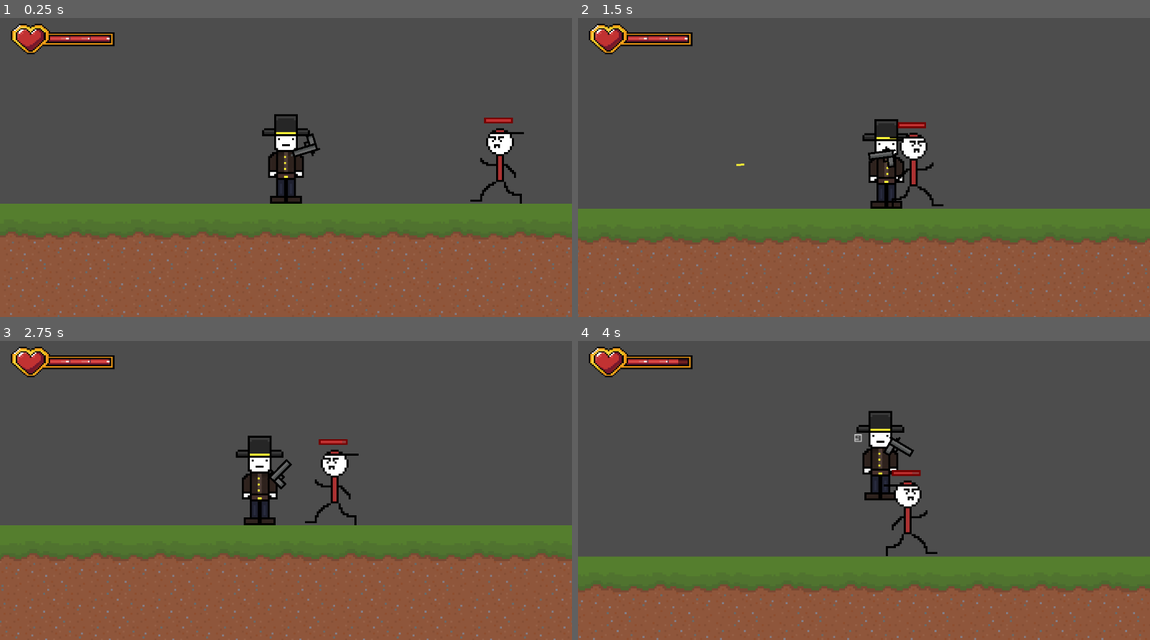
Above: before the commit, frames 1-4 (two rows, left to right).
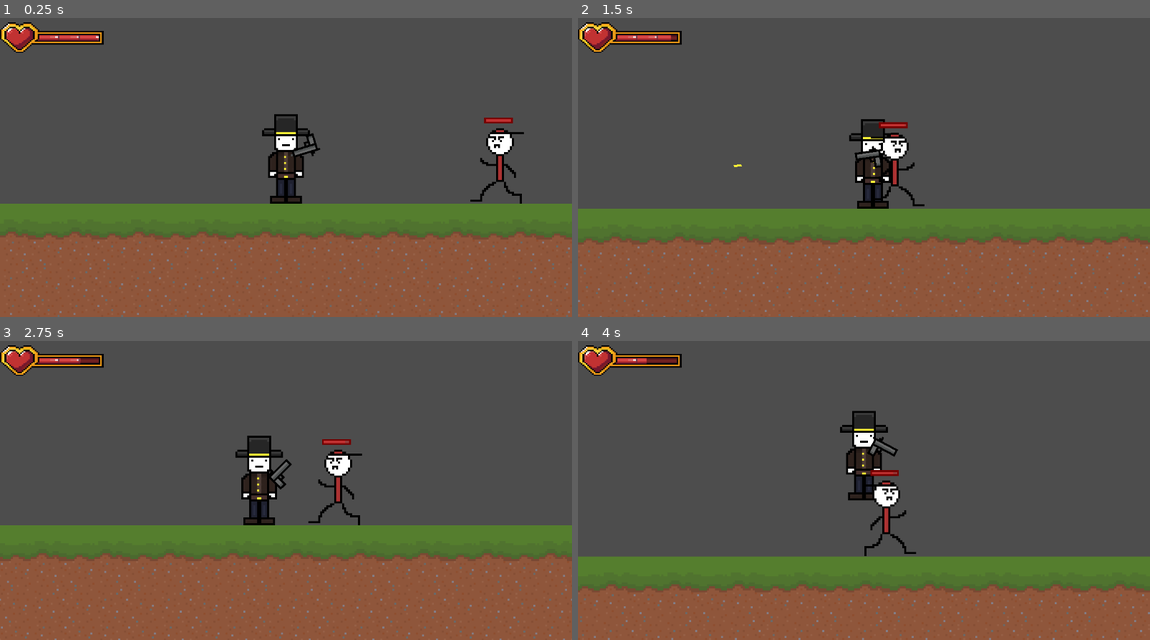
Above: after the commit, the same moments.

Repository: ForwardMeansGo/Shoot-To-Kill
Game: Godot game, scene res://Scenes/level_01.tscn
The game is run twice, just before and just after one commit, with the same random seed, the same clock (stepped at 60 frames per second) and the same inputs. Sound files missing from this copy of the repository are replaced by a short silence.
Inputs (mouse positions are in pixels of both pictures, inside the frame that each line leads up to):
- Up to frame 1 (0.25 s): no input
- Up to frame 2 (1.5 s): move the mouse to (989, 140) at 0.52 s; hold D (move_right) from 0.53 s (still down); click (989, 140) at 0.6 s; tap Space (jump) at 0.77 s; move the mouse to (749, 173) at 1.27 s; click (749, 173) at 1.35 s
- Up to frame 3 (2.75 s): tap Space (jump) at 1.52 s; move the mouse to (343, 406) at 2.02 s; release D (move_right) at 2.03 s; hold A (move_left) from 2.03 s (still down); click (343, 406) at 2.1 s
- Up to frame 4 (4 s): move the mouse to (835, 544) at 2.77 s; release A (move_left) at 2.78 s; hold D (move_right) from 2.78 s (still down); click (835, 544) at 2.85 s; tap Space (jump) at 3.02, 3.77 s; move the mouse to (1035, 526) at 3.52 s; click (1035, 526) at 3.6 s

The runs differ from the first frame. In frame 1, 1.2% of the frame differs, in the area x 0-21%, y 1-13%; in frame 2, 5.6%; in frame 3, 4.1%; in frame 4, 6.0%, in the area x 0-100%, y 1-100%.

Commit message:
Hit Affects

Diff:
--- /dev/null
+++ b/game/Scenes/Effects/EnemyDissolve.gdshader
@@ -0,0 +1,14 @@
+shader_type canvas_item;
+
+void vertex() {
+	// Called for every vertex the material is visible on.
+}
+
+void fragment() {
+	// Called for every pixel the material is visible on.
+}
+
+//void light() {
+//	// Called for every pixel for every light affecting the CanvasItem.
+//	// Uncomment to replace the default light processing function with this one.
+//}
--- /dev/null
+++ b/game/Scenes/Effects/enemy_blood.tscn
@@ -0,0 +1,26 @@
+[gd_scene load_steps=3 format=3 uid="uid://bo18had2tdftq"]
+
+[ext_resource type="Script" uid="uid://bunolowfmjrp0" path="res://Scripts/enemy_blood.gd" id="1_o72fr"]
+[ext_resource type="Texture2D" uid="uid://bqnib83agld2i" path="res://Assets/Sprites/Effects/Blood.png" id="2_7x00e"]
+
+[node name="Enemy_Blood" type="Node2D"]
+scale = Vector2(1.1138614, 0.93886465)
+script = ExtResource("1_o72fr")
+
+[node name="BloodParticles" type="CPUParticles2D" parent="."]
+emitting = false
+amount = 20
+texture = ExtResource("2_7x00e")
+lifetime = 0.5
+one_shot = true
+explosiveness = 1.0
+randomness = 0.15
+lifetime_randomness = 0.5
+gravity = Vector2(0, 500)
+initial_velocity_min = 10.0
+initial_velocity_max = 30.0
+
+[node name="AutoFreeTimer" type="Timer" parent="."]
+one_shot = true
+
+[connection signal="timeout" from="AutoFreeTimer" to="." method="_on_auto_free_timer_timeout"]
--- /dev/null
+++ b/game/Scenes/Effects/hit_impact.tscn
@@ -0,0 +1,52 @@
+[gd_scene load_steps=8 format=3 uid="uid://dle24dw5j5tde"]
+
+[ext_resource type="Script" uid="uid://dvb8uqas48367" path="res://Scripts/hit_impact.gd" id="1_7c6gf"]
+[ext_resource type="Texture2D" uid="uid://ft5hxqqm7bob" path="res://Assets/Sprites/Effects/Hit affect 1 - Sheet.png" id="1_aye8r"]
+
+[sub_resource type="AtlasTexture" id="AtlasTexture_7c6gf"]
+atlas = ExtResource("1_aye8r")
+region = Rect2(0, 0, 128, 128)
+
+[sub_resource type="AtlasTexture" id="AtlasTexture_l1fyt"]
+atlas = ExtResource("1_aye8r")
+region = Rect2(128, 0, 128, 128)
+
+[sub_resource type="AtlasTexture" id="AtlasTexture_nfbx3"]
+atlas = ExtResource("1_aye8r")
+region = Rect2(256, 0, 128, 128)
+
+[sub_resource type="AtlasTexture" id="AtlasTexture_gxyel"]
+atlas = ExtResource("1_aye8r")
+region = Rect2(384, 0, 128, 128)
+
+[sub_resource type="SpriteFrames" id="SpriteFrames_gcf4d"]
+animations = [{
+"frames": [{
+"duration": 1.0,
+"texture": SubResource("AtlasTexture_7c6gf")
+}, {
+"duration": 1.0,
+"texture": SubResource("AtlasTexture_l1fyt")
+}, {
+"duration": 1.0,
+"texture": SubResource("AtlasTexture_nfbx3")
+}, {
+"duration": 1.0,
+"texture": SubResource("AtlasTexture_gxyel")
+}],
+"loop": false,
+"name": &"impact",
+"speed": 15.0
+}]
+
+[node name="Hit_Impact" type="Node2D"]
+scale = Vector2(0.24970627, 0.24970627)
+script = ExtResource("1_7c6gf")
+
+[node name="AnimatedSprite2D" type="AnimatedSprite2D" parent="."]
+sprite_frames = SubResource("SpriteFrames_gcf4d")
+animation = &"impact"
+autoplay = "impact"
+frame_progress = 0.24817061
+
+[connection signal="animation_finished" from="AnimatedSprite2D" to="." method="_on_animated_sprite_2d_animation_finished"]
--- a/game/Scenes/EnemyBasic.tscn
+++ b/game/Scenes/EnemyBasic.tscn
@@ -1,24 +1,31 @@
-[gd_scene load_steps=8 format=3 uid="uid://b24ka108g6bnw"]
+[gd_scene load_steps=11 format=3 uid="uid://b24ka108g6bnw"]
 
 [ext_resource type="Script" uid="uid://duycd31rxckwt" path="res://Scripts/enemies/enemy.gd" id="1_hghv2"]
 [ext_resource type="Texture2D" uid="uid://d3sxprflqadv8" path="res://Assets/Sprites/Enemy/Demo Enemy.png" id="2_1f0kj"]
 [ext_resource type="PackedScene" uid="uid://deefc1di02kvu" path="res://Scenes/damage_number.tscn" id="2_0830c"]
 [ext_resource type="Texture2D" uid="uid://dsfvqaytjsgf5" path="res://Assets/Sprites/Enemy/EnemyHealthbar1Background.png" id="3_287tu"]
 [ext_resource type="Texture2D" uid="uid://ballj2pmtnuag" path="res://Assets/Sprites/Enemy/Healthbar1Progress.png" id="3_afpow"]
+[ext_resource type="PackedScene" uid="uid://bo18had2tdftq" path="res://Scenes/Effects/enemy_blood.tscn" id="3_pa2dr"]
+[ext_resource type="Shader" uid="uid://0k543axioa4g" path="res://Scenes/Effects/EnemyDissolve.gdshader" id="4_042s1"]
+
+[sub_resource type="ShaderMaterial" id="ShaderMaterial_5f7wg"]
+shader = ExtResource("4_042s1")
 
 [sub_resource type="RectangleShape2D" id="RectangleShape2D_1f0kj"]
-size = Vector2(16, 39)
+size = Vector2(12, 39)
 
 [sub_resource type="RectangleShape2D" id="RectangleShape2D_rfug7"]
-size = Vector2(23, 39)
+size = Vector2(24, 39)
 
 [node name="Enemy" type="CharacterBody2D" groups=["enemies"]]
 collision_layer = 4
 collision_mask = 11
 script = ExtResource("1_hghv2")
 damage_number_scene = ExtResource("2_0830c")
+blood_effect_scene = ExtResource("3_pa2dr")
 
 [node name="Sprite2D" type="Sprite2D" parent="."]
+material = SubResource("ShaderMaterial_5f7wg")
 position = Vector2(19, 18)
 texture = ExtResource("2_1f0kj")
 
@@ -42,5 +49,6 @@
 collision_mask = 2
 
 [node name="CollisionShape2D" type="CollisionShape2D" parent="DamageArea"]
-position = Vector2(18.5, 20.5)
+position = Vector2(19, 20.5)
+scale = Vector2(1.3993989, 0.9594026)
 shape = SubResource("RectangleShape2D_rfug7")
--- a/game/Scenes/HUD.tscn
+++ b/game/Scenes/HUD.tscn
@@ -9,11 +9,11 @@
 
 [node name="PlayerHealthBar" type="TextureProgressBar" parent="."]
 z_index = 10
-offset_right = 200.0
+offset_right = 195.93741
 offset_bottom = 64.0
 scale = Vector2(3.1591723, 2.7712262)
 size_flags_vertical = 4
-step = 10.0
 value = 100.0
 texture_under = ExtResource("1_fccik")
 texture_progress = ExtResource("2_bjfho")
+texture_progress_offset = Vector2(24.04, 29.06)
--- a/game/Scenes/bullet.tscn
+++ b/game/Scenes/bullet.tscn
@@ -1,7 +1,8 @@
-[gd_scene load_steps=4 format=3 uid="uid://cey40jml127eo"]
+[gd_scene load_steps=5 format=3 uid="uid://cey40jml127eo"]
 
 [ext_resource type="Script" uid="uid://ymxae6g5qy" path="res://Scripts/weapons/bullet.gd" id="1_xjght"]
 [ext_resource type="Texture2D" uid="uid://dm4l07y4i7mox" path="res://Assets/Sprites/Guns/Demo Bullet2.png" id="2_oduel"]
+[ext_resource type="PackedScene" uid="uid://dle24dw5j5tde" path="res://Scenes/Effects/hit_impact.tscn" id="2_ycag2"]
 
 [sub_resource type="RectangleShape2D" id="RectangleShape2D_4mw4s"]
 size = Vector2(4, 1)
@@ -10,6 +11,7 @@
 collision_layer = 8
 collision_mask = 5
 script = ExtResource("1_xjght")
+hit_effect_scene = ExtResource("2_ycag2")
 
 [node name="CollisionShape2D" type="CollisionShape2D" parent="."]
 position = Vector2(0, 0.5)
--- a/game/Scenes/player.tscn
+++ b/game/Scenes/player.tscn
@@ -10,7 +10,6 @@
 
 [node name="Player" type="CharacterBody2D" groups=["player"]]
 collision_layer = 2
-collision_mask = 5
 script = ExtResource("1_cvnsp")
 
 [node name="Sprite2D" type="Sprite2D" parent="."]
--- a/game/Scripts/bullet.gd
+++ /dev/null
@@ -1,18 +0,0 @@
-extends Area2D
-
-@export var speed: float = 500.0
-@export var direction: Vector2 = Vector2.ZERO
-@export var lifetime: float = 1.5
-
-func _physics_process(delta: float) -> void:
-	if direction != Vector2.ZERO:
-		rotation = direction.angle()
-
-	position += direction * speed * delta
-
-	lifetime -= delta
-	if lifetime <= 0.0:
-		queue_free()
-
-func _on_body_entered(_body: Node) -> void:
-	queue_free()
--- a/game/Scripts/enemies/enemy.gd
+++ b/game/Scripts/enemies/enemy.gd
@@ -5,8 +5,16 @@
 @export var max_health: int = 100
 @export var player: CharacterBody2D
 @export var damage_number_scene: PackedScene
+@export var blood_effect_scene: PackedScene
 @export var contact_damage: int = 10
 @export var contact_cooldown: float = 0.5
+
+enum State {
+	CHASE,
+	ATTACK,
+}
+
+var state: State = State.CHASE
 
 @onready var sprite: Sprite2D = $Sprite2D
 @onready var health_bar: TextureProgressBar = $HealthBar
@@ -19,19 +27,26 @@
 	add_to_group("enemy") # so bullets can recognise this as an enemy
 	_update_health_bar()
 
+	state = State.CHASE
+
 	# Connect DamageArea safely
 	if has_node("DamageArea"):
 		var da: Area2D = $DamageArea
 		if not da.body_entered.is_connected(_on_damage_area_body_entered):
 			da.body_entered.connect(_on_damage_area_body_entered)
 			print("DamageArea connected for ", name)
+		if not da.body_exited.is_connected(_on_damage_area_body_exited):
+			da.body_exited.connect(_on_damage_area_body_exited)
 
 func _physics_process(delta: float) -> void:
 	# Update contact timer
-	if contact_timer > 0.0:
-		contact_timer -= delta
-		if contact_timer < 0.0:
-			contact_timer = 0.0
+	contact_timer = max(contact_timer - delta, 0.0)
+
+	# Handle repeated contact damage while in ATTACK state
+	if state == State.ATTACK and contact_timer <= 0.0 and player != null:
+		if player.is_in_group("player") and player.has_method("take_damage"):
+			player.take_damage(contact_damage)
+			contact_timer = contact_cooldown
 
 	# Gravity
 	if not is_on_floor():
@@ -45,9 +60,14 @@
 	if player != null:
 		dir_x = sign(player.global_position.x - global_position.x)
 
-	velocity.x = dir_x * move_speed
+	match state:
+		State.CHASE:
+			velocity.x = dir_x * move_speed
+		State.ATTACK:
+			# While attacking / in contact range, don't try to push through the player
+			velocity.x = 0.0
 
-	# Flip sprite based on movement direction
+	# Flip sprite based on intended direction of movement (still want to face the player)
 	if dir_x != 0.0:
 		sprite.flip_h = dir_x < 0.0
 
@@ -85,9 +105,6 @@
 func _on_damage_area_body_entered(body: Node) -> void:
 	print("DamageArea entered by: ", body, " name=", body.name, " groups=", body.get_groups())
 
-	if contact_timer > 0.0:
-		return
-
 	var target := body
 
 	# if the collider isn't in the player group but their parent is, use parent
@@ -95,10 +112,25 @@
 		target = target.get_parent()
 
 	if target.is_in_group("player") and target.has_method("take_damage"):
-		print("Dealing contact damage to: ", target.name)
-		target.take_damage(contact_damage)
-		contact_timer = contact_cooldown
+		print("Player entered DamageArea: ", target.name)
+		state = State.ATTACK
+
+func _on_damage_area_body_exited(body: Node) -> void:
+	var target := body
+
+	if not target.is_in_group("player") and target.get_parent() and target.get_parent().is_in_group("player"):
+		target = target.get_parent()
+
+	if target.is_in_group("player"):
+		# Player is no longer in contact range; go back to chasing
+		state = State.CHASE
 
 func die() -> void:
+	# Spawn blood effect on death, if assigned
+	if blood_effect_scene != null:
+		var blood_effect = blood_effect_scene.instantiate()
+		blood_effect.global_position = global_position
+		get_tree().current_scene.add_child(blood_effect)
+
 	# Later: play death animation, spawn particles, drop loot etc.
 	queue_free()
--- /dev/null
+++ b/game/Scripts/enemy_blood.gd
@@ -0,0 +1,4 @@
+extends Node2D
+
+func _on_AutoFreeTimer_timeout() -> void:
+	queue_free()
--- /dev/null
+++ b/game/Scripts/hit_impact.gd
@@ -0,0 +1,4 @@
+extends Node2D
+
+func _on_animated_sprite_2d_animation_finished() -> void:
+	queue_free()
--- a/game/Scripts/hud.gd
+++ b/game/Scripts/hud.gd
@@ -4,6 +4,7 @@
 @export var player_path: NodePath = ^"../Player"
 
 var player: Node = null
+var hp_tween: Tween = null
 
 func _ready() -> void:
 	# Find the player
@@ -44,11 +45,21 @@
 		health_bar.visible = true
 		health_bar.max_value = max_h
 		health_bar.value = cur_h
+		health_bar.step = 1.0
 		print("HUD: Initialized health bar -> ", cur_h, "/", max_h)
 	else:
 		push_error("HUD: health_bar (PlayerHealthBar) not found under HUD")
 
 func _on_player_health_changed(current: int, max: int) -> void:
-	if health_bar:
-		health_bar.max_value = max
-		health_bar.value = current
+	if health_bar == null:
+		return
+
+	health_bar.max_value = max
+
+	# Kill any existing tween so they don't fight
+	if hp_tween and hp_tween.is_valid():
+		hp_tween.kill()
+
+	# Create a new tween to animate from current bar value to the new HP
+	hp_tween = create_tween()
+	hp_tween.tween_property(health_bar, "value", current, 0.15).set_trans(Tween.TRANS_SINE).set_ease(Tween.EASE_OUT)
--- a/game/Scripts/weapons/bullet.gd
+++ b/game/Scripts/weapons/bullet.gd
@@ -4,6 +4,7 @@
 @export var direction: Vector2 = Vector2.ZERO
 @export var lifetime: float = 1.5
 @export var damage: int = 10
+@export var hit_effect_scene: PackedScene
 
 var previous_position: Vector2
 var is_crit: bool = false
@@ -67,3 +68,9 @@
 		# Damage enemies
 		if node.is_in_group("enemy") and node.has_method("take_damage"):
 			node.take_damage(damage, is_crit)
+
+			# Spawn hit impact effect if assigned
+			if hit_effect_scene != null:
+				var hit_effect = hit_effect_scene.instantiate()
+				hit_effect.global_position = global_position
+				get_tree().current_scene.add_child(hit_effect)
Binary file added: game/Assets/Sprites/Effects/Blood.png
Binary file added: game/Assets/Sprites/Effects/Hit affect 1 - Sheet.png
Binary file removed: game/Assets/Sprites/Enemy/PlayerHealth.aseprite
Binary file removed: game/Assets/Sprites/Enemy/PlayerHealth.png
Binary file removed: game/Assets/Sprites/Enemy/PlayerHealthBar.png
Binary file added: game/Assets/Sprites/Guns/game-guns-fruit-pixel-colorful-29987305.webp
Binary file changed: game/Assets/Sprites/Player/PlayerHealthBarBackground.png
Binary file changed: game/Assets/Sprites/Player/PlayerHealthBarProgress.png
Not shown, added: game/Scenes/Effects/EnemyDissolve.gdshader.uid
Not shown, removed: game/Scripts/bullet.gd.uid
Not shown, added: game/Scripts/enemy_blood.gd.uid
Not shown, added: game/Scripts/hit_impact.gd.uid
(and 6 more such lines)
